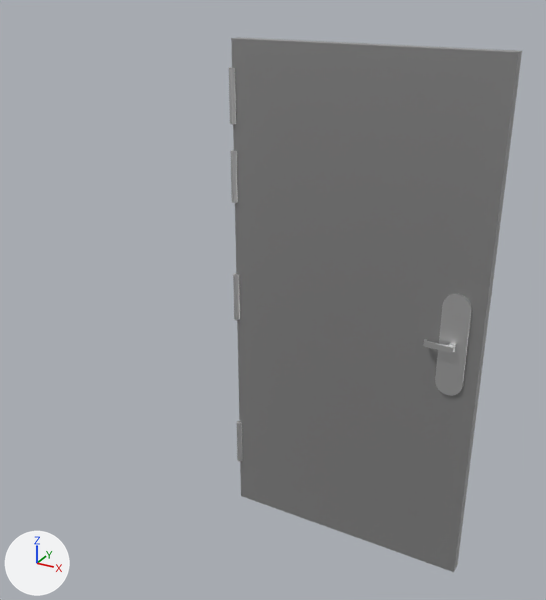
An edit to the Blender file res/models/door_left.blend, drawn before and after from the same camera.
One viewpoint serves both versions: a 50 mm lens placed at (1.5, -2.42, 2.23), pointed at (0.12, 0.08, 0.98). The axes (+X, +Y, +Z) are drawn at lower left. The lights are the same throughout. The picture after the commit comes second.
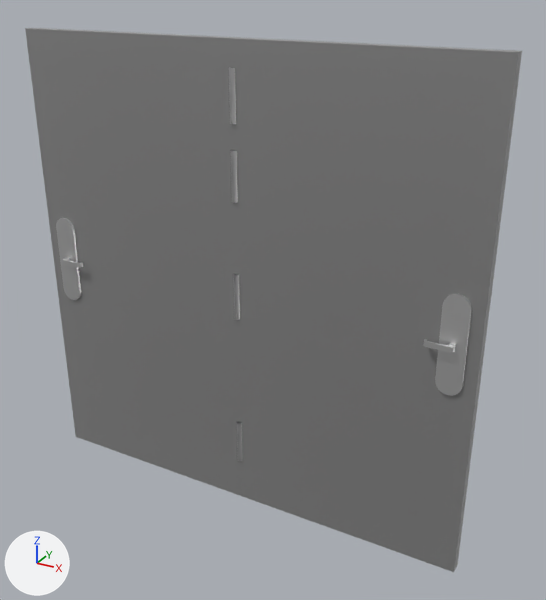
Patch to the scene script:
```diff
--- a/res/models/door_left.blend.py
+++ b/res/models/door_left.blend.py
@@ me_cube_002 @@
+me_cube_002.from_pydata(...)  # 264 vertices, 204 faces; spans x -1.0..0.01, y -0.04..0.09, z 0.0..2.0
+# faces by material slot: [6, 198]
+me_cube_002.materials.append(mat_door)  # grey #bcbcbc
+me_cube_002.materials.append(mat_handle)  # white #e7e7e7
@@ ob_door_right @@
+ob_door_right = bpy.data.objects.new('door_right', me_cube_002)
+ob_door_right.location = (0.0, 0.0, 0.0)
```

What differs and where, as boxes (x1, y1, x2, y2) in the pictures (546 x 600 px):
'door_right', added: after (25, 28, 243, 496)
    faces in mat_door (grey #bcbcbc): (25, 28, 241, 496)
    faces in mat_handle (white #e7e7e7): (56, 68, 243, 461)
